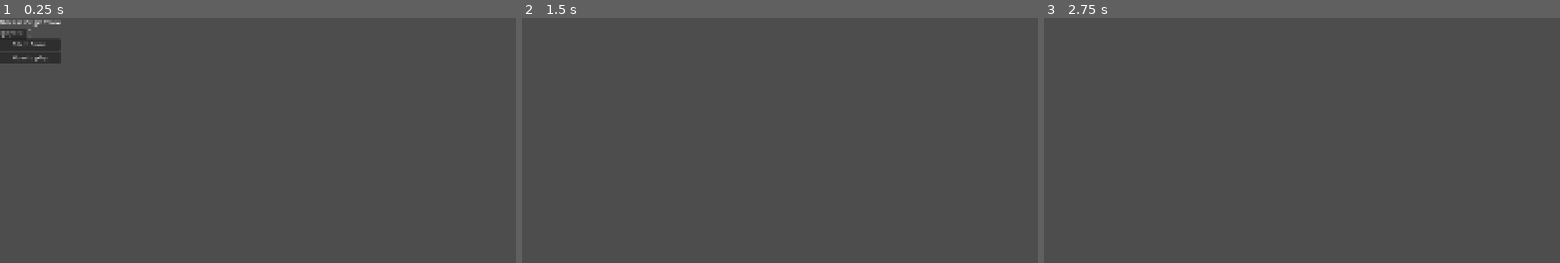
Above: before the commit, frames 1-3 (left to right).
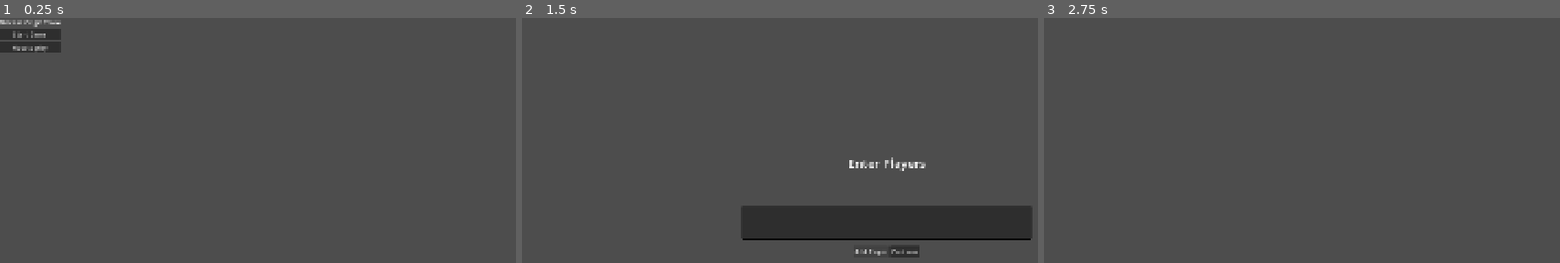
Above: after the commit, the same moments.

Repository: cisc-3667-fall-2026/Group-Project-2
Game: Godot game, scene res://scenes/MainMenu.tscn
Same seed, same stepped clock (60 frames per second), same inputs: the game is played once before the commit and once after it.
Inputs (mouse positions are in pixels of both pictures, inside the frame that each line leads up to):
- Up to frame 1 (0.25 s): no input
- Up to frame 2 (1.5 s): click "Start Game" at 0.5 s; click (872, 250) at 1.25 s, where only the run after the commit has a clickable "Add Player"
- Up to frame 3 (2.75 s): click (1425, 250) at 2 s, where only the run after the commit has a clickable "Continue"

The runs differ from the first frame. In frame 1, 1.0% of the frame differs, in the area x 0-12%, y 4-19%; in frame 2, 8.6%, in the area x 42-99%, y 56-98%; in frame 3, nothing differs.

Commit message:
change: setup buttons now use a HBoxContainer

Diff:
--- a/scenes/MainMenu.gd
+++ b/scenes/MainMenu.gd
@@ -5,10 +5,7 @@
 	%Instructions.pressed.connect(_on_how_to_play_pressed)
 
 func _on_start_pressed() -> void:
-	GameManager.num_players = int($%PlayerSpinBox.value)
-	GameManager.reset()
-	print("Players: ", GameManager.num_players)
-	get_tree().change_scene_to_file("res://scenes/Game.tscn")
+	get_tree().change_scene_to_file("res://scenes/Setup.tscn")
 
 func _on_how_to_play_pressed() -> void:
 	get_tree().change_scene_to_file("res://scenes/Instructions.tscn")
--- a/scenes/MainMenu.tscn
+++ b/scenes/MainMenu.tscn
@@ -24,6 +24,7 @@
 text = "Disease Origin Trivia"
 
 [node name="HBoxContainer" type="HBoxContainer" parent="CenterContainer/VBoxContainer" unique_id=361001377]
+visible = false
 layout_mode = 2
 
 [node name="Label" type="Label" parent="CenterContainer/VBoxContainer/HBoxContainer" unique_id=1459729062]
--- a/scenes/Setup.tscn
+++ b/scenes/Setup.tscn
@@ -46,27 +46,27 @@
 grow_horizontal = 2
 grow_vertical = 2
 
-[node name="GridContainer" type="GridContainer" parent="Control" unique_id=1451988846]
+[node name="Buttons" type="HBoxContainer" parent="Control" unique_id=1888878633]
 layout_mode = 1
 anchors_preset = 8
 anchor_left = 0.5
 anchor_top = 0.5
 anchor_right = 0.5
 anchor_bottom = 0.5
-offset_left = -39.5
-offset_top = 110.0
-offset_right = 39.5
-offset_bottom = 176.0
+offset_left = -87.0
+offset_top = 60.0
+offset_right = 87.0
+offset_bottom = 91.0
 grow_horizontal = 2
 grow_vertical = 2
 
-[node name="AddButton" type="Button" parent="Control/GridContainer" unique_id=1187248206]
+[node name="AddButton" type="Button" parent="Control/Buttons" unique_id=1187248206]
 layout_mode = 2
 text = "Add Player"
 
-[node name="ContinueButton" type="Button" parent="Control/GridContainer" unique_id=2032187217]
+[node name="ContinueButton" type="Button" parent="Control/Buttons" unique_id=2032187217]
 layout_mode = 2
 text = "Continue"
 
-[connection signal="pressed" from="Control/GridContainer/AddButton" to="Control" method="_on_add_button_pressed"]
-[connection signal="pressed" from="Control/GridContainer/ContinueButton" to="Control" method="_on_continue_button_pressed"]
+[connection signal="pressed" from="Control/Buttons/AddButton" to="Control" method="_on_add_button_pressed"]
+[connection signal="pressed" from="Control/Buttons/ContinueButton" to="Control" method="_on_continue_button_pressed"]
